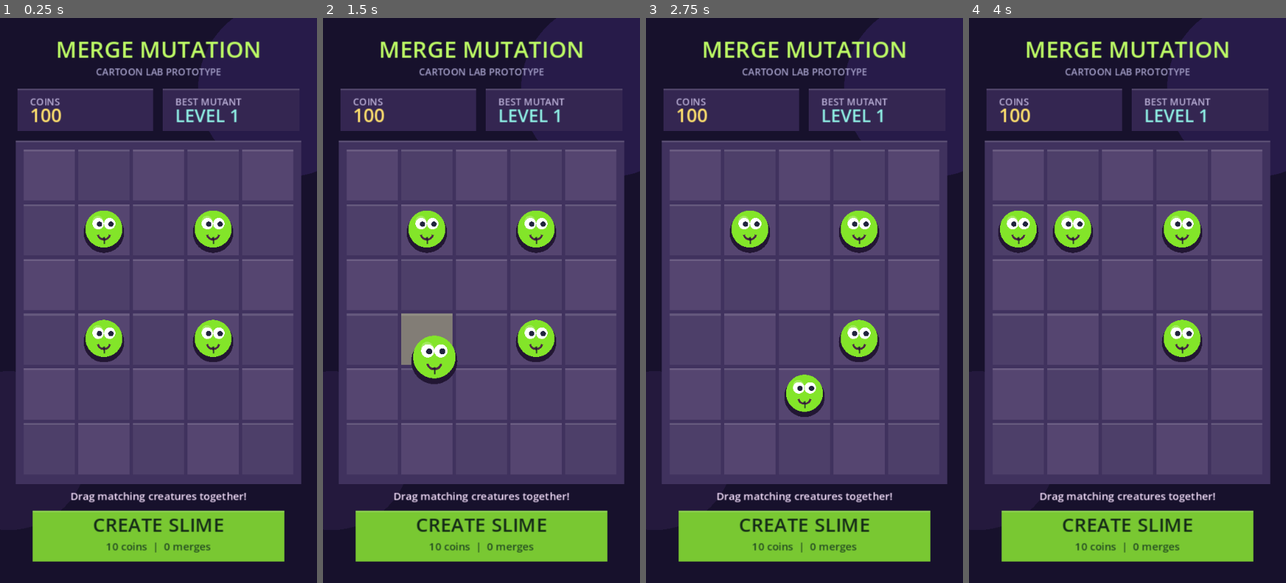
Above: before the commit, frames 1-4 (left to right).
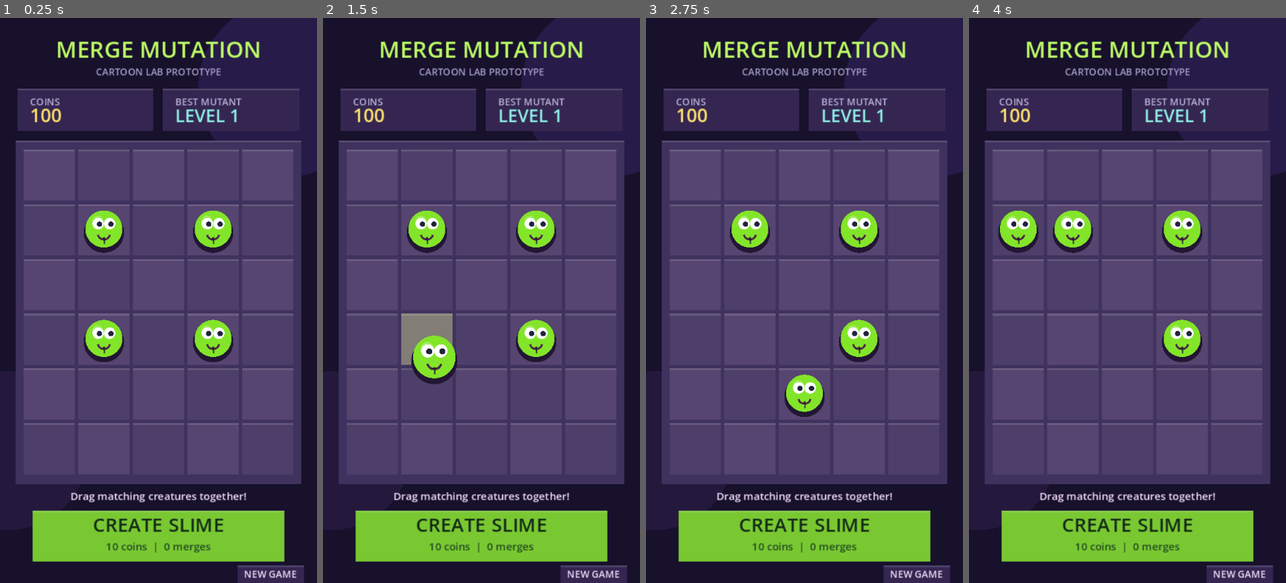
Above: after the commit, the same moments.

Repository: kryloveigor1996-source/merge-mutation
Game: Godot game, scene res://scenes/main.tscn
Two runs of this game, one before a commit and one after it. Both use one fixed random seed, a clock stepped at 60 frames per second and the inputs below.
Inputs (mouse positions are in pixels of both pictures, inside the frame that each line leads up to):
- Up to frame 1 (0.25 s): no input
- Up to frame 2 (1.5 s): tap Enter at 0.5 s; drag from (481, 300) to (513, 176) at 0.52 s; tap Space at 1.25 s; drag from (418, 328) to (465, 413) at 1.27 s
- Up to frame 3 (2.75 s): move the mouse to (836, 176) at 2.02 s; click (836, 176) at 2.17 s
- Up to frame 4 (4 s): tap Enter at 2.75 s; drag from (1111, 413) to (1032, 215) at 2.77 s; move the mouse to (1222, 385) at 3.52 s; click (1222, 385) at 3.67 s

The runs differ from the first frame. In frame 1, 0.7% of the frame differs, in the area x 74-96%, y 96-100%; in frame 2, 0.7%; in frame 3, 0.7%; in frame 4, 0.7%.

Commit message:
Harden prototype input and saves, add confirmed restart and regression checks

Diff:
--- a/MergeMutation/project.godot
+++ b/MergeMutation/project.godot
@@ -1,11 +1,25 @@
+; Engine configuration file.
+; It's best edited using the editor UI and not directly,
+; since the parameters that go here are not all obvious.
+;
+; Format:
+;   [section] ; section goes between []
+;   param=value ; assign values to parameters
+
 config_version=5
 
+[animation]
+
+compatibility/default_parent_skeleton_in_mesh_instance_3d=true
+
 [application]
+
 config/name="Merge Mutation"
 run/main_scene="res://scenes/main.tscn"
-config/features=PackedStringArray("4.2", "GL Compatibility")
+config/features=PackedStringArray("4.7", "GL Compatibility")
 
 [display]
+
 window/size/viewport_width=360
 window/size/viewport_height=640
 window/size/window_width_override=540
@@ -13,7 +27,12 @@
 window/stretch/mode="canvas_items"
 window/handheld/orientation=1
 
+[input_devices]
+
+pointing/emulate_mouse_from_touch=false
+pointing/emulate_touch_from_mouse=false
+
 [rendering]
+
 renderer/rendering_method="gl_compatibility"
 renderer/rendering_method.mobile="gl_compatibility"
-textures/default_filters/use_nearest_mipmap_filter=false
--- a/MergeMutation/scripts/main.gd
+++ b/MergeMutation/scripts/main.gd
@@ -27,16 +27,17 @@
 var message := "Drag matching creatures together!"
 var message_time := 0.0
 var rng := RandomNumberGenerator.new()
+var save_path := SAVE_PATH
+var reset_dialog: ConfirmationDialog
 
 func _ready() -> void:
 	rng.randomize()
-	cells.resize(COLS * ROWS)
-	cells.fill(0)
 	if not _load_game():
-		cells[6] = 1
-		cells[8] = 1
-		cells[16] = 1
-		cells[18] = 1
+		_new_game()
+	reset_dialog = ConfirmationDialog.new()
+	reset_dialog.dialog_text = "Start a new game?\nCurrent progress will be replaced."
+	reset_dialog.confirmed.connect(_new_game)
+	add_child(reset_dialog)
 	set_process(true)
 	queue_redraw()
 
@@ -48,8 +49,30 @@
 			queue_redraw()
 
 func _notification(what: int) -> void:
+	if what == NOTIFICATION_APPLICATION_FOCUS_OUT or what == NOTIFICATION_APPLICATION_PAUSED:
+		_cancel_drag()
 	if what == NOTIFICATION_WM_CLOSE_REQUEST or what == NOTIFICATION_APPLICATION_PAUSED:
-		_save_game()
+		if cells.size() == COLS * ROWS:
+			_save_game()
+
+func _cancel_drag() -> void:
+	selected = -1
+	dragging = false
+	queue_redraw()
+
+func _new_game() -> void:
+	_cancel_drag()
+	cells.resize(COLS * ROWS)
+	cells.fill(0)
+	for index in [6, 8, 16, 18]:
+		cells[index] = 1
+	coins = 100
+	merges = 0
+	highest = 1
+	message = "Drag matching creatures together!"
+	message_time = 0.0
+	_save_game()
+	queue_redraw()
 
 func _gui_input(event: InputEvent) -> void:
 	if event is InputEventMouseButton and event.button_index == MOUSE_BUTTON_LEFT:
@@ -63,17 +86,26 @@
 		queue_redraw()
 		accept_event()
 	elif event is InputEventScreenTouch:
+		if event.index != 0:
+			return
 		if event.pressed:
 			_press(event.position)
 		else:
 			_release(event.position)
 		accept_event()
 	elif event is InputEventScreenDrag and dragging:
+		if event.index != 0:
+			return
 		pointer_pos = event.position
 		queue_redraw()
 		accept_event()
 
 func _press(pos: Vector2) -> void:
+	if dragging:
+		return
+	if Rect2(270, 620, 75, 20).has_point(pos):
+		reset_dialog.popup_centered()
+		return
 	if Rect2(37, 558, 286, 58).has_point(pos):
 		_spawn()
 		return
@@ -104,9 +136,7 @@
 			_save_game()
 		else:
 			_notice("Match two creatures of the same level")
-	selected = -1
-	dragging = false
-	queue_redraw()
+	_cancel_drag()
 
 func _cell_at(pos: Vector2) -> int:
 	var x := int(floor((pos.x - BOARD_X) / CELL))
@@ -138,28 +168,52 @@
 
 func _save_game() -> void:
 	var data := {"coins": coins, "merges": merges, "highest": highest, "cells": cells}
-	var file := FileAccess.open(SAVE_PATH, FileAccess.WRITE)
-	if file != null:
-		file.store_string(JSON.stringify(data))
+	var temporary_path := save_path + ".tmp"
+	var file := FileAccess.open(temporary_path, FileAccess.WRITE)
+	if file == null:
+		_notice("Could not save progress")
+		return
+	file.store_string(JSON.stringify(data))
+	file.flush()
+	var error := file.get_error()
+	file.close()
+	if error != OK or DirAccess.rename_absolute(temporary_path, save_path) != OK:
+		_notice("Could not save progress")
 
 func _load_game() -> bool:
-	if not FileAccess.file_exists(SAVE_PATH):
-		return false
-	var file := FileAccess.open(SAVE_PATH, FileAccess.READ)
+	if not FileAccess.file_exists(save_path):
+		return false
+	var file := FileAccess.open(save_path, FileAccess.READ)
 	if file == null:
 		return false
-	var parsed: Variant = JSON.parse_string(file.get_as_text())
+	var json := JSON.new()
+	if json.parse(file.get_as_text()) != OK:
+		return false
+	var parsed: Variant = json.data
 	if not parsed is Dictionary:
 		return false
 	var values: Variant = parsed.get("cells", [])
 	if not values is Array or values.size() != COLS * ROWS:
 		return false
-	for i in range(values.size()):
-		cells[i] = clampi(int(values[i]), 0, MAX_LEVEL)
-	coins = maxi(0, int(parsed.get("coins", 100)))
-	merges = maxi(0, int(parsed.get("merges", 0)))
-	highest = clampi(int(parsed.get("highest", 1)), 1, MAX_LEVEL)
+	# Validate everything before changing live state; JSON numbers are floats.
+	for value in values:
+		if not _valid_integer(value, MAX_LEVEL):
+			return false
+	for key in ["coins", "merges", "highest"]:
+		if not _valid_integer(parsed.get(key), 2147483647):
+			return false
+	if int(parsed.highest) < 1 or int(parsed.highest) > MAX_LEVEL:
+		return false
+	cells.assign(values)
+	coins = int(parsed.coins)
+	merges = int(parsed.merges)
+	highest = maxi(int(parsed.highest), cells.max())
 	return true
+
+func _valid_integer(value: Variant, maximum: int) -> bool:
+	if not (value is int or value is float):
+		return false
+	return is_finite(float(value)) and value >= 0 and value <= maximum and floor(float(value)) == value
 
 func _draw() -> void:
 	var bg := Rect2(Vector2.ZERO, size)
@@ -192,6 +246,8 @@
 	_panel(Rect2(37, 558, 286, 58), Color("79c832"))
 	_label("CREATE SLIME", Vector2(180, 582), 22, Color("152b18"), HORIZONTAL_ALIGNMENT_CENTER)
 	_label("10 coins  |  %d merges" % merges, Vector2(180, 603), 12, Color("244c22"), HORIZONTAL_ALIGNMENT_CENTER)
+	_panel(Rect2(270, 620, 75, 20), Color("342651"))
+	_label("NEW GAME", Vector2(307, 634), 11, Color("f4dffb"), HORIZONTAL_ALIGNMENT_CENTER)
 
 func _panel(rect: Rect2, color: Color) -> void:
 	draw_rect(rect, color)
--- /dev/null
+++ b/MergeMutation/tests/prototype_test.gd
@@ -0,0 +1,124 @@
+extends SceneTree
+
+const Game = preload("res://scripts/main.gd")
+var failures := 0
+var checks := 0
+
+func check(condition: bool, label: String) -> void:
+	checks += 1
+	if not condition:
+		failures += 1
+		printerr("FAIL: ", label)
+
+func center(index: int) -> Vector2:
+	return Vector2(Game.BOARD_X + (index % 5) * Game.CELL + 31,
+		Game.BOARD_Y + floori(float(index) / 5) * Game.CELL + 31)
+
+func _initialize() -> void:
+	call_deferred("_run")
+
+func _run() -> void:
+	var game = Game.new()
+	# Keep test saves inside the ignored project cache, never in the player's save.
+	DirAccess.make_dir_recursive_absolute("res://.godot")
+	game.save_path = "res://.godot/prototype_test_save.json"
+	game._new_game()
+	check(game.cells.size() == 30 and game.cells.count(1) == 4, "fresh 5x6 board")
+	for i in range(30):
+		check(game._cell_at(center(i)) == i, "cell hit test %d" % i)
+	check(game._cell_at(Vector2(24, 147)) == -1, "left boundary")
+	check(game._cell_at(Vector2(335, 147)) == -1, "right boundary")
+	check(game._cell_at(Vector2(25, 519)) == -1, "bottom boundary")
+	game._press(center(6))
+	game._press(center(8))
+	check(game.selected == 6, "second press cannot hijack drag")
+	game._release(center(0))
+	check(game.cells[0] == 1 and game.cells[6] == 0 and game.coins == 100, "move without cost")
+	game._press(center(0))
+	game._release(Vector2.ZERO)
+	check(game.cells[0] == 1 and not game.dragging, "outside drop cancels")
+	for level in range(1, 10):
+		game.cells.fill(0)
+		game.cells[0] = level
+		game.cells[1] = level
+		var previous_coins: int = game.coins
+		var previous_merges: int = game.merges
+		game._press(center(0))
+		game._release(center(1))
+		check(game.cells[0] == 0 and game.cells[1] == level + 1, "merge level %d" % level)
+		check(game.coins == previous_coins + 15 * (level + 1) and game.merges == previous_merges + 1, "merge reward %d" % level)
+	game.cells[0] = 10
+	game._press(center(0))
+	game._release(center(1))
+	check(game.cells[0] == 10 and game.cells[1] == 10, "maximum level cannot merge")
+	game.cells[0] = 1
+	game._press(center(0))
+	game._release(center(1))
+	check(game.cells[0] == 1 and game.cells[1] == 10, "different levels cannot merge")
+	game._press(center(0))
+	game._cancel_drag()
+	check(not game.dragging and game.selected == -1, "focus loss cancels drag")
+	game.cells.fill(0)
+	game.coins = 10
+	game._spawn()
+	check(game.coins == 0 and game.cells.count(1) == 1, "spawn costs exactly ten")
+	game._spawn()
+	check(game.coins == 0 and game.cells.count(1) == 1, "insufficient funds")
+	game.cells.fill(1)
+	game.coins = 100
+	game._spawn()
+	check(game.coins == 100 and game.cells.count(1) == 30, "full board does not charge")
+	game._save_game()
+	game.cells.fill(0)
+	game.coins = 0
+	check(game._load_game() and game.cells.count(1) == 30 and game.coins == 100, "save/load round trip")
+	for bad in ["{", "[]", '{"cells":[]}', JSON.stringify({"cells":range(30),"coins":100,"merges":0,"highest":1}), JSON.stringify({"cells":game.cells,"coins":"oops","merges":0,"highest":1})]:
+		var file := FileAccess.open(game.save_path, FileAccess.WRITE)
+		file.store_string(bad)
+		file.close()
+		check(not game._load_game() and game.coins == 100, "reject malformed save without partial changes")
+	game._new_game()
+	check(game.coins == 100 and game.merges == 0 and game.highest == 1 and game.cells.count(1) == 4, "new game restores playable state")
+	check(game._load_game(), "new game is saved")
+	var save_cells: Array = []
+	save_cells.append_array(game.cells)
+	var data := {"cells":save_cells,"coins":100,"merges":0,"highest":1}
+	for bad_cell in ["slime", null, {}, -1, 11, 1.5, true]:
+		data.cells[0] = bad_cell
+		var file := FileAccess.open(game.save_path, FileAccess.WRITE)
+		file.store_string(JSON.stringify(data))
+		file.close()
+		check(not game._load_game() and game.cells[0] == 0, "invalid cell type/range rejected")
+	data.cells[0] = 7
+	var file := FileAccess.open(game.save_path, FileAccess.WRITE)
+	file.store_string(JSON.stringify(data))
+	file.close()
+	check(game._load_game() and game.highest == 7, "best level includes loaded creatures")
+	root.add_child(game)
+	check(game.reset_dialog != null, "scene initializes confirmation dialog")
+	var before_reset: int = game.coins
+	game.reset_dialog.canceled.emit()
+	check(game.coins == before_reset and game.highest == 7, "cancel reset preserves progress")
+	game.reset_dialog.confirmed.emit()
+	check(game.coins == 100 and game.highest == 1, "confirm reset starts new game")
+	var touch := InputEventScreenTouch.new()
+	touch.index = 1
+	touch.pressed = true
+	touch.position = Vector2(180, 580)
+	game._gui_input(touch)
+	check(game.coins == 100, "extra finger cannot buy")
+	touch.index = 0
+	game._gui_input(touch)
+	check(game.coins == 90 and game.cells.count(1) == 5, "primary touch buys once")
+	game._press(center(6))
+	var extra_release := InputEventScreenTouch.new()
+	extra_release.index = 1
+	extra_release.position = center(8)
+	game._gui_input(extra_release)
+	check(game.dragging and game.selected == 6, "extra finger cannot release drag")
+	game._notification(Node.NOTIFICATION_APPLICATION_FOCUS_OUT)
+	check(not game.dragging, "focus notification cancels drag")
+	game.free()
+	DirAccess.remove_absolute("res://.godot/prototype_test_save.json")
+	print("Prototype checks: %d; failures: %d" % [checks, failures])
+	quit(1 if failures else 0)
Not shown, added: MergeMutation/tests/prototype_test.gd.uid
